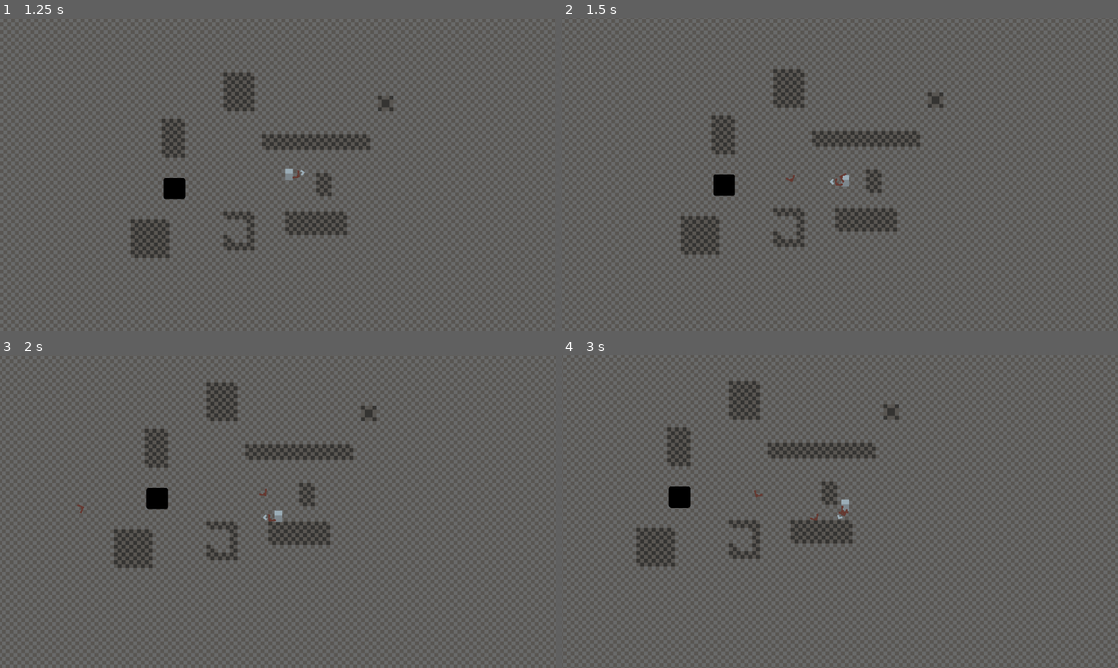
Above: before the commit, frames 1-4 (two rows, left to right).
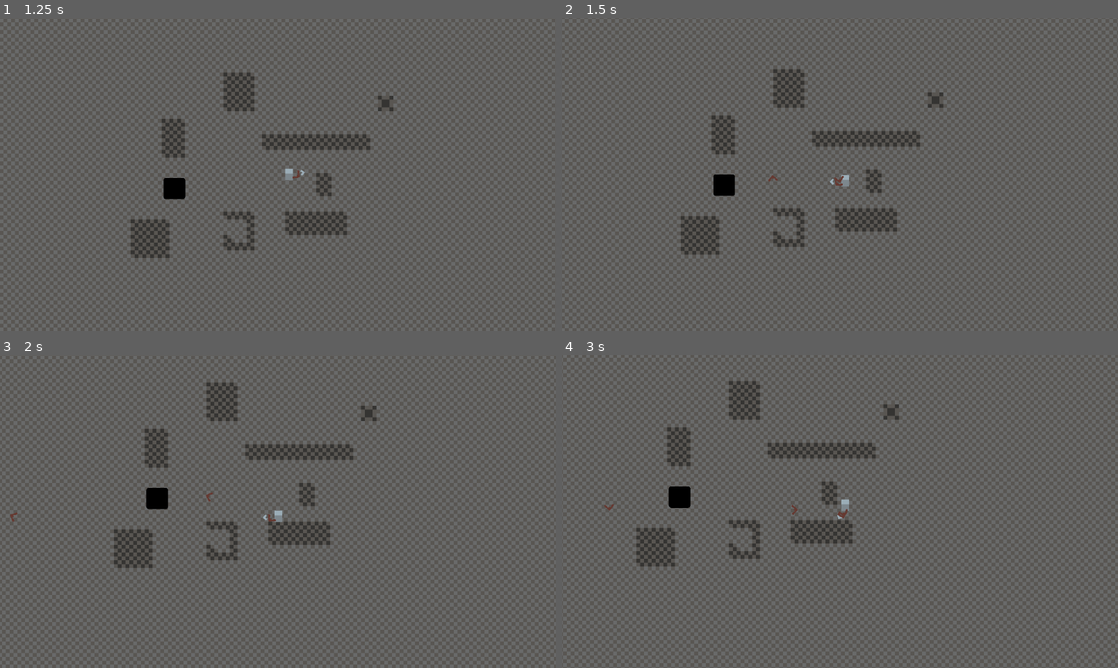
Above: after the commit, the same moments.

Repository: GudBoiNero/boomerang-boss-rush-mockup
Game: Godot game, scene res://levels/world.tscn
The game is run twice, just before and just after one commit, with the same random seed, the same clock (stepped at 60 frames per second) and the same inputs. The engine's default icon, where the game draws it, is replaced by a stand-in: a white triangle on a blue panel in a dark square.
Inputs (mouse positions are in pixels of both pictures, inside the frame that each line leads up to):
- Up to frame 1 (1.25 s): tap Enter at 0.5 s; move the mouse to (400, 158) at 0.52 s; press the mouse at (400, 158) at 0.53 s; hold D (right) from 0.53 s (still down)
- Up to frame 2 (1.5 s): move the mouse to (728, 190) at 1.27 s; release D (right) at 1.28 s; release the mouse at (728, 190) at 1.28 s; hold S (down) from 1.28 s (still down); right-click (728, 190) at 1.35 s
- Up to frame 3 (2 s): keep holding S (down)
- Up to frame 4 (3 s): move the mouse to (895, 442) at 2.02 s; release S (down) at 2.03 s; press the mouse at (895, 442) at 2.03 s; hold D (right) 2.03-2.78 s; move the mouse to (812, 574) at 2.77 s; release the mouse at (812, 574) at 2.78 s; hold W (up) from 2.78 s (still down); right-click (812, 574) at 2.85 s

Frame 1 is identical in both runs. In frame 2, less than 0.1% of the frame differs, in the area x 37-52%, y 49-53%; in frame 3, less than 0.1%; in frame 4, less than 0.1%, in the area x 7-52%, y 43-53%.

Commit message:
boom er ang

Diff:
--- a/player/boomerang.gd
+++ b/player/boomerang.gd
@@ -4,26 +4,32 @@
 @onready var sprite : Sprite2D = $SpriteAnchor/Sprite
 @onready var anchor : Node2D = $SpriteAnchor
 
-@export var MAX_DISTANCE := 600
-@export var MAX_WIDTH := 200
+@export var MAX_SPEED := 800
+@export var MIN_SPEED := 200
+
+@onready var _velocity : Velocity = %Velocity
 
 var initial_strength : float = 0.0
 var initial_position := Vector2.ZERO
 var direction := Vector2.ZERO
 var curve_left : bool = false
 
-var target_x : float = 0.0
-var target_y : float = 0.0
-
 func curve_sign() -> int:
 	return -1 if curve_left else 1
 
 func _ready() -> void:
-	target_x = initial_position.x + (MAX_WIDTH / 2) * curve_sign()
-	target_y = initial_position.y - MAX_DISTANCE
-	velocity = MAX_DISTANCE * initial_strength * direction
+	var dif := MAX_SPEED - MIN_SPEED
+	var strength := MIN_SPEED + (initial_strength * dif)
+
+	_velocity.set_velocity(strength * direction)
+	_velocity.start()
 
 func _physics_process(delta: float) -> void:
-	anchor.look_at(position + velocity.normalized())
-	sprite.rotation_degrees += curve_sign() * velocity.length() / 8
-	move_and_slide()
+	sprite.rotation_degrees += curve_sign() * velocity.length() / 16
+
+	var target := _velocity.get_velocity()
+	velocity = target
+	if move_and_slide():
+		_velocity.on_move_and_slide.emit(target, get_slide_collision(0))
+	else:
+		_velocity.on_move_and_slide.emit(target, null)
--- a/player/boomerang.tscn
+++ b/player/boomerang.tscn
@@ -4,7 +4,7 @@
 [ext_resource type="Texture2D" uid="uid://bwnigy3oubx0i" path="res://textures/projectile/boomerang.png" id="1_cd8sf"]
 [ext_resource type="Script" uid="uid://bjnol0fqcv05f" path="res://components/hitbox.gd" id="2_sheky"]
 [ext_resource type="Script" uid="uid://dawmsuyqp4bqv" path="res://components/hitbox_context.gd" id="3_al46a"]
-[ext_resource type="Script" uid="uid://brdqq4wkc4kok" path="res://components/velocity.gd" id="5_ko17o"]
+[ext_resource type="Script" uid="uid://lgstk6ai63ap" path="res://player/boomerang_velocity.gd" id="5_ko17o"]
 
 [sub_resource type="Resource" id="Resource_ko17o"]
 script = ExtResource("3_al46a")
@@ -48,9 +48,9 @@
 [node name="SpriteAnchor" type="Node2D" parent="."]
 
 [node name="Sprite" type="Sprite2D" parent="SpriteAnchor"]
-rotation = -0.785398
 texture = ExtResource("1_cd8sf")
 
 [node name="Velocity" type="Node" parent="."]
+unique_name_in_owner = true
 script = ExtResource("5_ko17o")
 metadata/_custom_type_script = "uid://brdqq4wkc4kok"
--- /dev/null
+++ b/player/boomerang_velocity.gd
@@ -0,0 +1,9 @@
+extends Velocity
+
+## Deliberately overriding this function because I want different behaviors.
+func _on_move_and_slide(velocity: Vector2, collision: KinematicCollision2D) -> void:
+	if !active(): return
+
+	if collision:
+		var normal := collision.get_normal()
+		_velocity = velocity.bounce(normal)
Not shown, added: player/boomerang_velocity.gd.uid
Binary file added: textures/projectile/boomerang.aseprite
